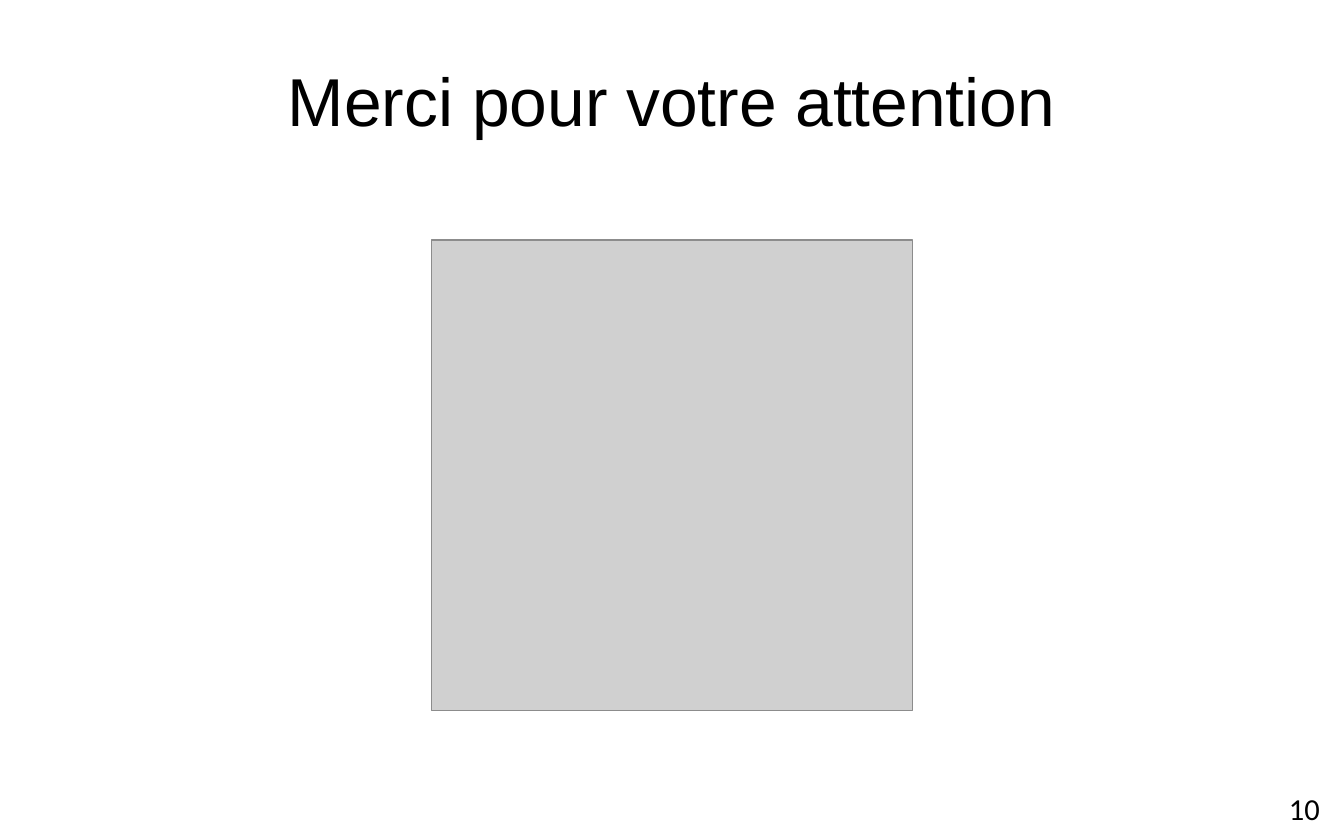
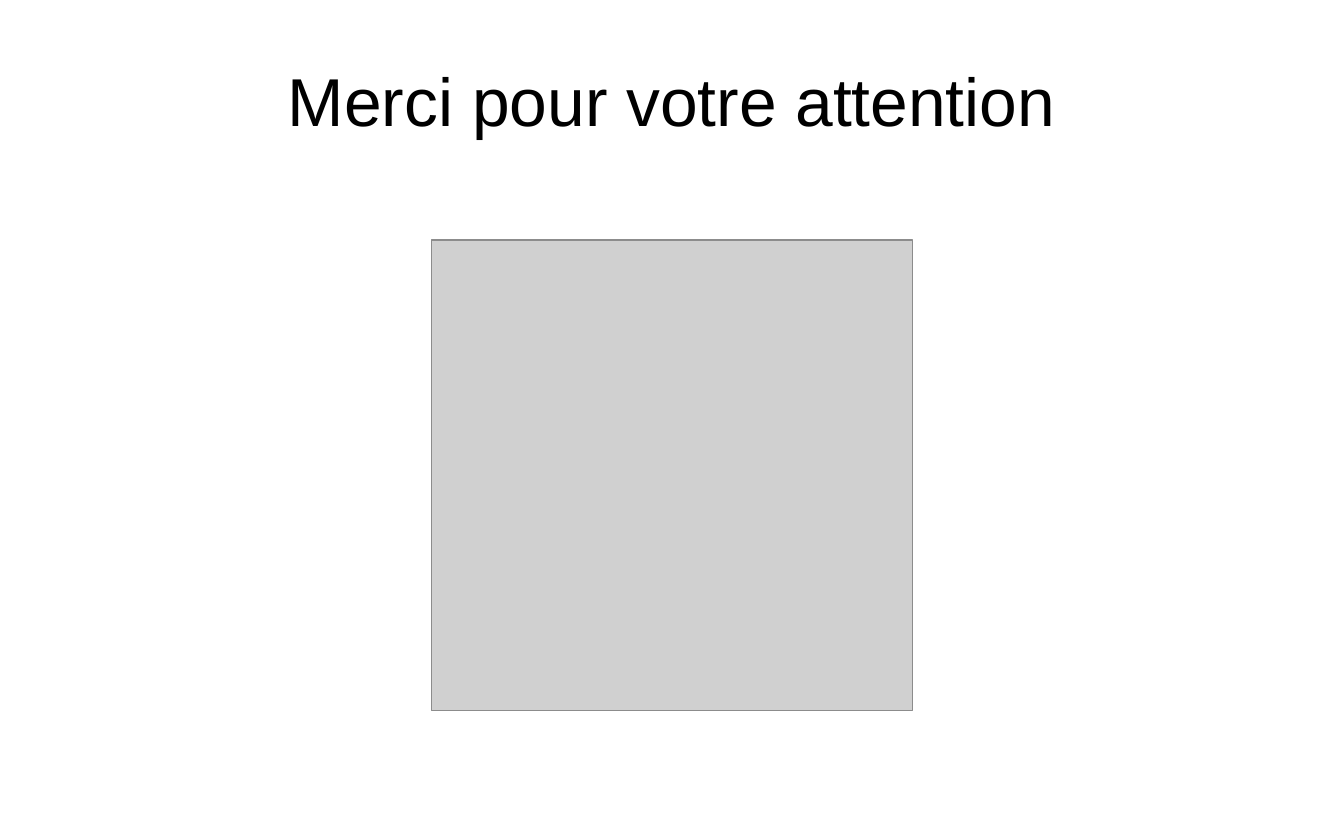
Before and after one commit to edri/ProjetChat2015, a slide deck: slide 13 of Documentation/Projet de semestre.pptx (slide 12 before the commit). Drawn at 1344x840 pixels with LibreOffice and Linux fonts; fonts in the diff are those of the drawing; grey boxes stand for pictures; background and template pictures are left out. Boxes give left, top, right and bottom in pixels: in the first picture for what was removed or moved away, otherwise in the second. Text is boxed around its words. In the diff, an @@ line names an element or a change of style, - is before the commit and + after.

```diff
--- a/Documentation/Projet de semestre.pptx
+++ b/Documentation/Projet de semestre.pptx
@@ text removed at [1289,800,1320,820] @@
-10
```
Also in this commit, not shown: 9 other slides changed, 1 slide added, 11 other files.
